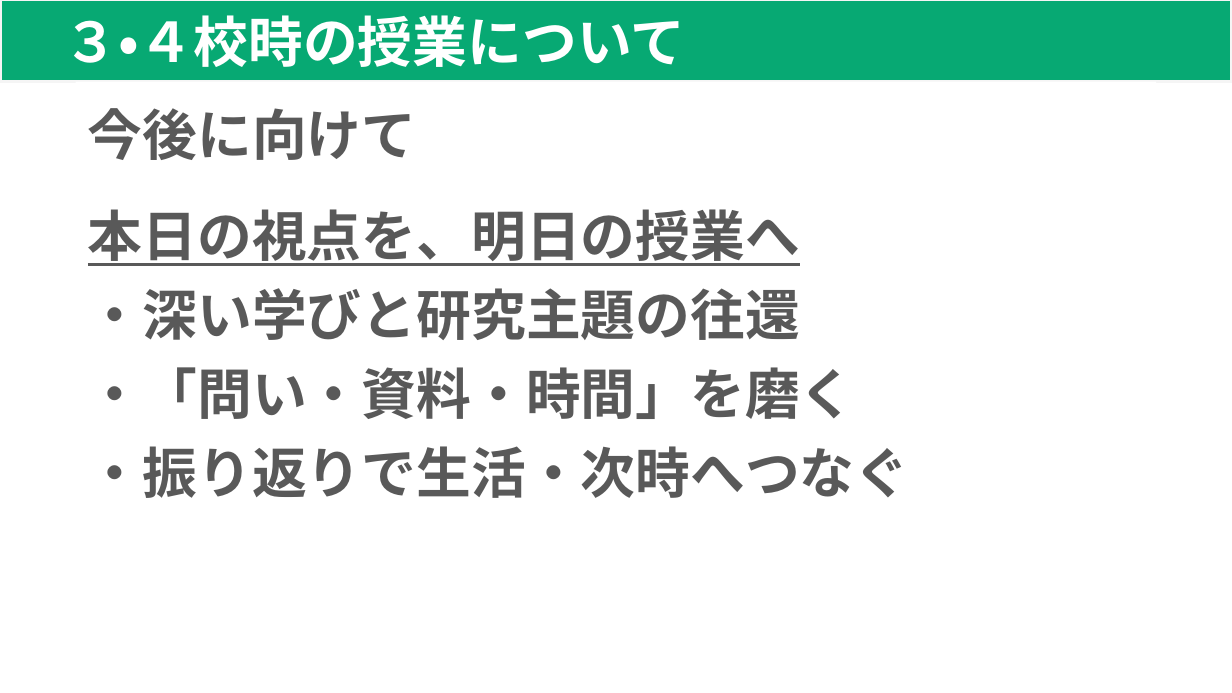
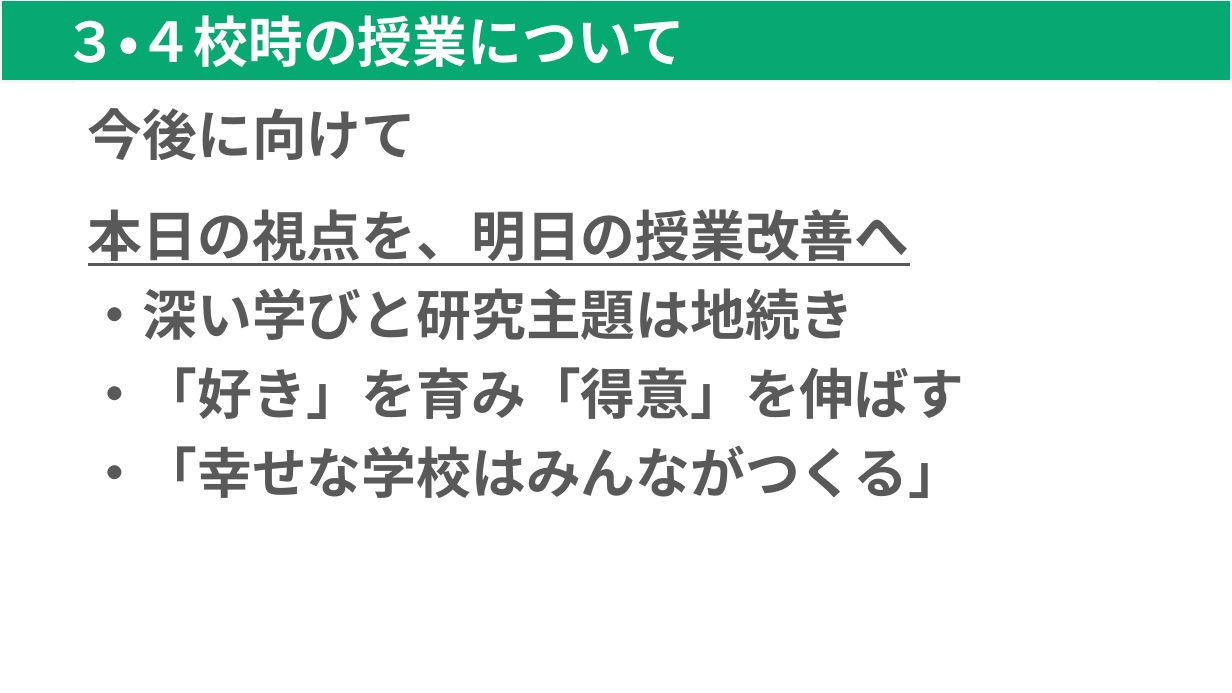
Before and after one commit to contynet730-star/con30, a slide deck: slide 8 of output/★指導課訪問★３・４校時指導助言資料（例）.pptx. Drawn at 1232x693 pixels with LibreOffice and Linux fonts; fonts in the diff are those of the drawing. Boxes give left, top, right and bottom in pixels: in the first picture for what was removed or moved away, otherwise in the second. Text is boxed around its words. In the diff, an @@ line names an element or a change of style, - is before the commit and + after.

```diff
--- a/output/★指導課訪問★３・４校時指導助言資料（例）.pptx
+++ b/output/★指導課訪問★３・４校時指導助言資料（例）.pptx
@@ text at [88, 209, 964, 498]: text changed @@
-本日の視点を、明日の授業へ
-・深い学びと研究主題の往還
-・「問い・資料・時間」を磨く
-・振り返りで生活・次時へつなぐ
+本日の視点を、明日の授業改善へ
+・深い学びと研究主題は地続き
+・「好き」を育み「得意」を伸ばす
+・「幸せな学校はみんながつくる」
```
Also in this commit, not shown: 1 other file.
